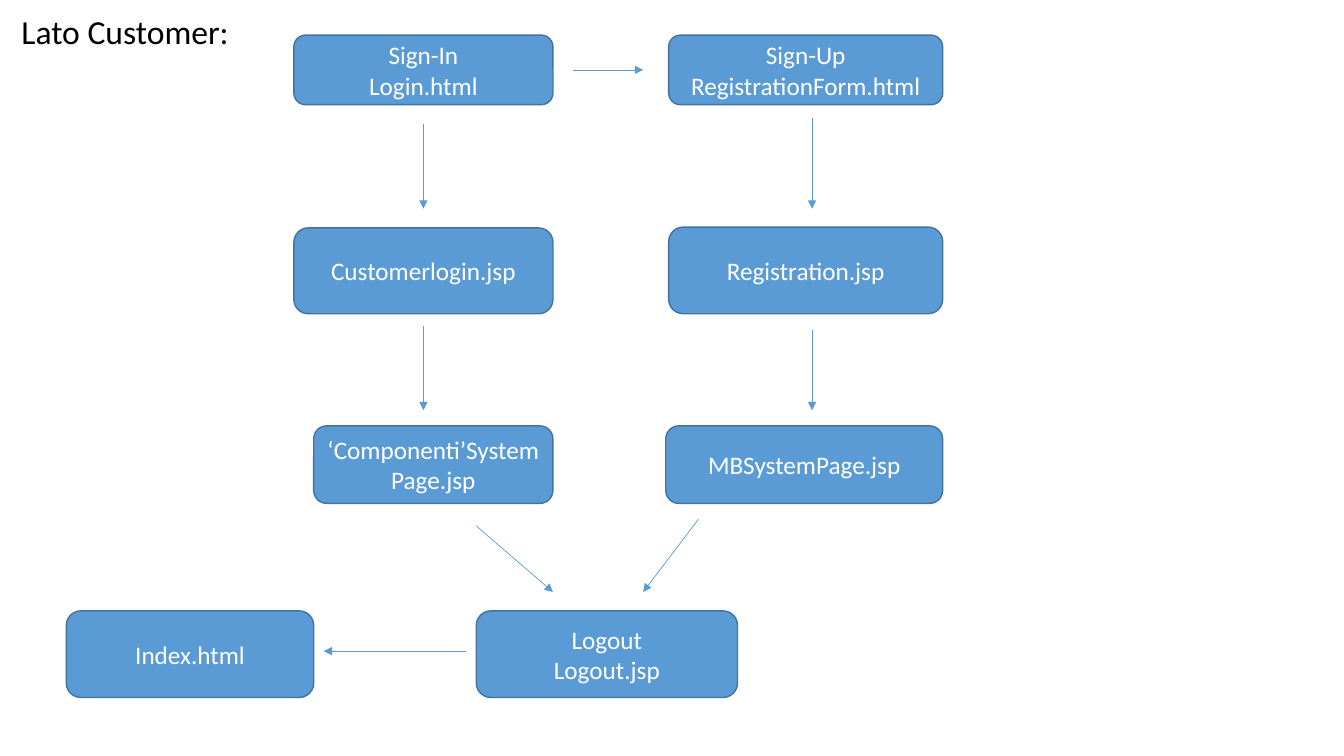
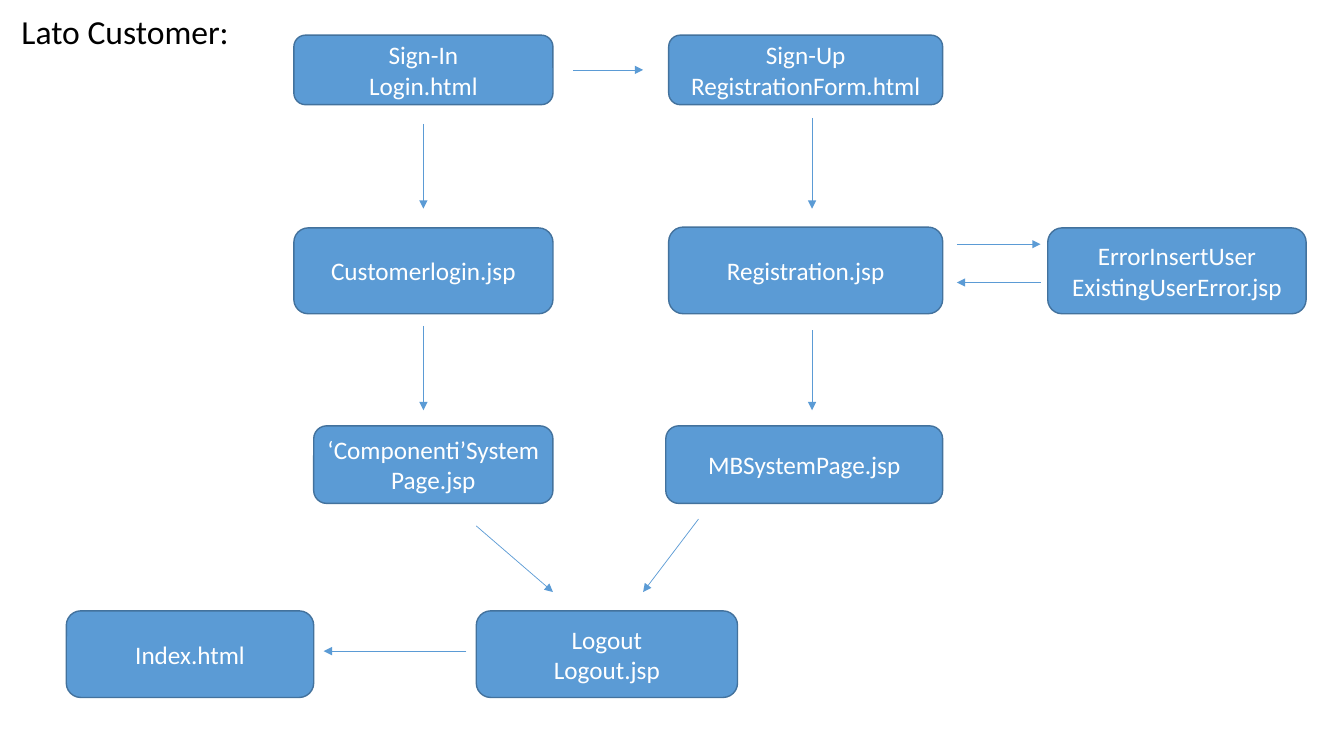
Before and after one commit to EugeHysa/VirtualPCConfiguration, a slide deck: slide 1 of Presentazione nino.pptx. Drawn at 1344x756 pixels with LibreOffice and Linux fonts; fonts in the diff are those of the drawing. Boxes give left, top, right and bottom in pixels: in the first picture for what was removed or moved away, otherwise in the second. Text is boxed around its words. In the diff, an @@ line names an element or a change of style, - is before the commit and + after.

```diff
--- a/Presentazione nino.pptx
+++ b/Presentazione nino.pptx
@@ rounded rectangle added at bbox=[1048, 228, 1306, 314], fill #5B9BD5, outline #43739E 1 pt, 18 pt, text #FFFFFF @@
+ErrorInsertUser
+ExistingUserError.jsp
@@ arrow added from (957, 244) to (1041, 244), #5B9BD5 0.5 pt @@
@@ arrow added from (1041, 282) to (957, 282), #5B9BD5 0.5 pt @@
```
Also in this commit, not shown: 3 other slides changed, 5 slides added.
